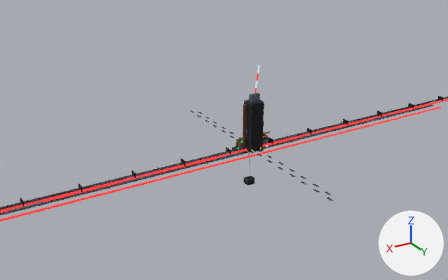
A saved change to the glTF model packages/app/public/city/room-detail-alchemia-props.glb.
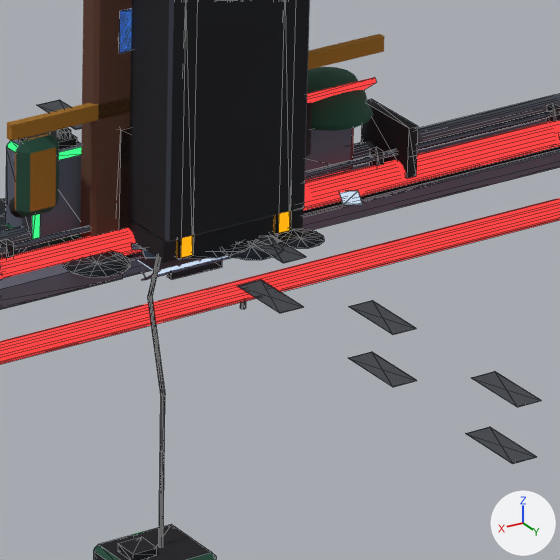
Old and new are each drawn from a 50 mm camera at (12.69, 18.89, 10.11) aimed at (0.9, -0.77, 0.28) and again close up on the part from 53% to 64% of the width and 46% to 64% of the height. Lighting does not change. The marker at lower right points along +X, +Y and +Z. The first two pictures are the older version. The close-ups show mesh edges as thin lines.

Objects in the first close-up: 'rd-p1-ceiling', 'rd-p1-floor', 'rd-p2-cabinet', 'rd-p2-lamp', 'rd-p2-oil', 'rd-p2-pipes', 'rd-p2-tech', 'rd-shelter-conduit', 'rd-shelter-door', 'rd-shelter-hebi', 'rd-shelter-masks', 'rd-shelter-prints' and 3 more.
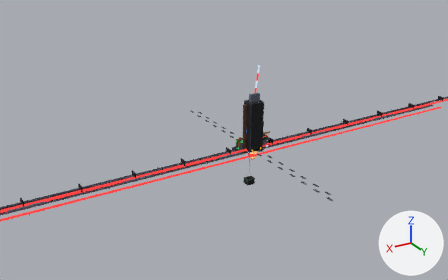
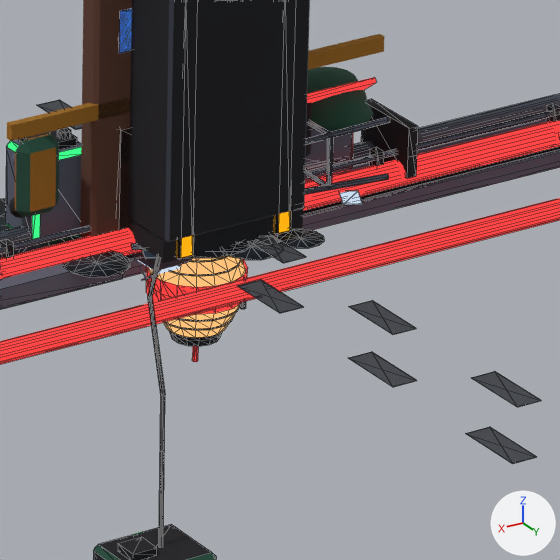
Patch to the scene script:
```diff
--- a/packages/app/public/city/room-detail-alchemia-props.glb.py
+++ b/packages/app/public/city/room-detail-alchemia-props.glb.py
@@ me_rd_fh_stool @@
+me_rd_fh_stool.from_pydata(...)  # 160 vertices, 280 faces; spans x -0.751..0.0, y -0.17..0.17, z 0.0..0.34
+me_rd_fh_stool.materials.append(mat_city_palette)
@@ me_rd_fh_lantern @@
+me_rd_fh_lantern.from_pydata(...)  # 402 vertices, 588 faces; spans x -0.179..0.179, y -0.179..0.179, z -0.55..0.0
+me_rd_fh_lantern.materials.append(mat_city_palette)
@@ ob_rd_fh_stool @@
+ob_rd_fh_stool = bpy.data.objects.new('rd-fh-stool', me_rd_fh_stool)
+ob_rd_fh_stool.location = (0.0, 0.0, 0.0)
@@ ob_rd_fh_lantern @@
+ob_rd_fh_lantern = bpy.data.objects.new('rd-fh-lantern', me_rd_fh_lantern)
+ob_rd_fh_lantern.location = (0.0, 0.0, 0.0)
```

Location of each change, (x1, y1, x2, y2) in pixels of the close-ups (560 x 560 px):
'rd-fh-lantern', added (orange): after (146, 255, 248, 362)
'rd-fh-stool', added: after (305, 117, 390, 194)
